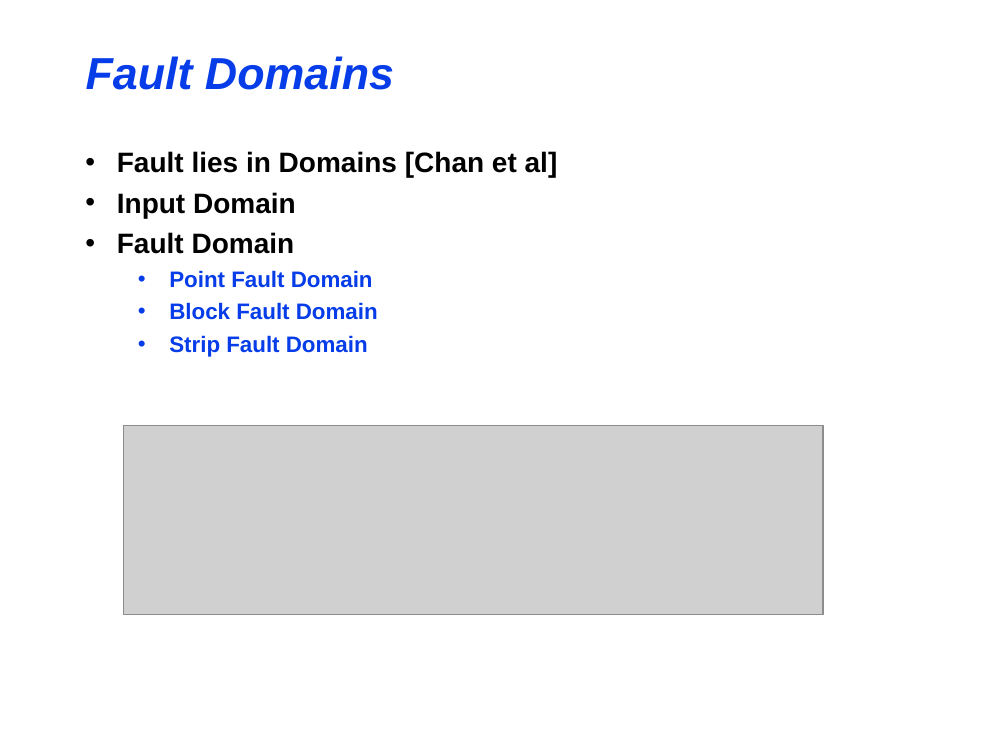
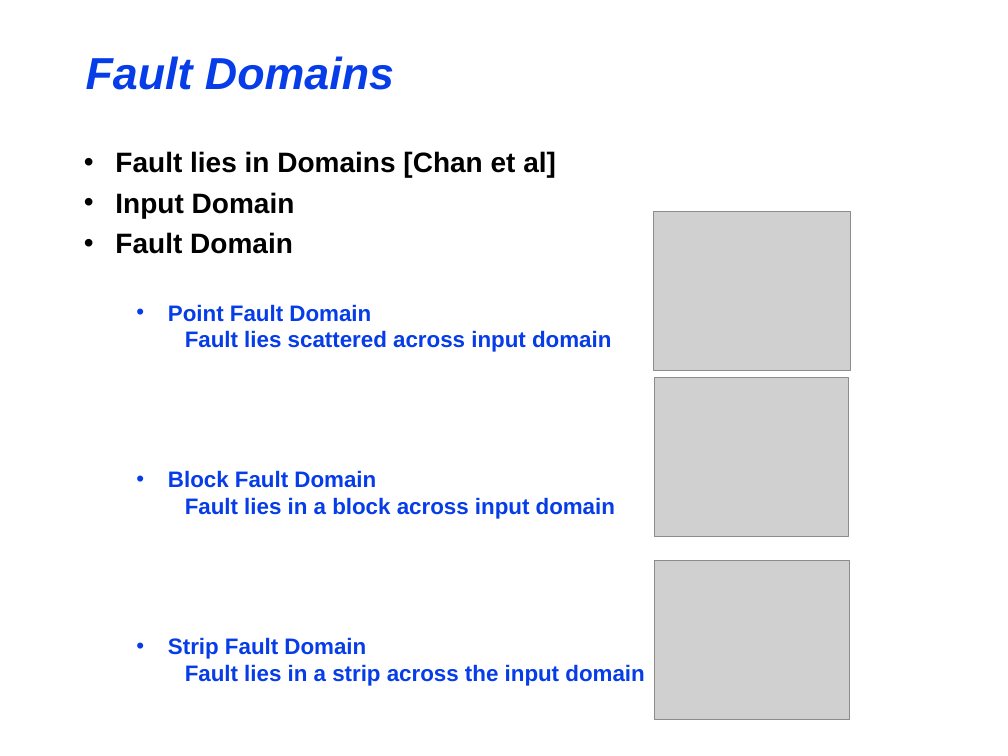
Before and after one commit to maochy/yeti-test, a slide deck: slide 6 of ThesisSeminar/ThesisSeminar.ppt. Drawn at 1008x756 pixels with LibreOffice and Linux fonts; fonts in the diff are those of the drawing; grey boxes stand for pictures. Boxes give left, top, right and bottom in pixels: in the first picture for what was removed or moved away, otherwise in the second. Text is boxed around its words. In the diff, an @@ line names an element or a change of style, - is before the commit and + after.

```diff
--- a/ThesisSeminar/ThesisSeminar.ppt
+++ b/ThesisSeminar/ThesisSeminar.ppt
@@ picture: place and size @@
-picture at [123, 425, 823, 615]
+picture at [653, 212, 851, 371]
@@ text at [168, 304, 644, 686]: text changed @@
-  • Point Fault Domain
-  • Block Fault Domain
-  • Strip Fault Domain
+  • Point Fault Domain
+    Fault lies scattered across input domain
+  • Block Fault Domain
+    Fault lies in a block across input domain
+  • Strip Fault Domain
+    Fault lies in a strip across the input domain
@@ picture added at [655, 378, 849, 537] @@
@@ picture added at [655, 560, 850, 720] @@
```
Also in this commit, not shown: 3 other slides changed, 1 slide added, 1 slide removed.
